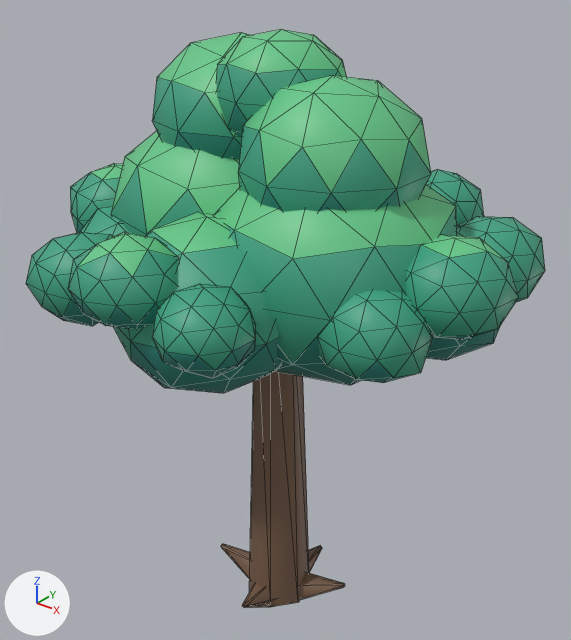
An edit to the glTF model godot/art/models/tree_b.glb, drawn before and after from the same camera.
One viewpoint serves both versions: a camera (50 mm lens) standing at (3.64, -4.44, 5.59) and looking at (-0.03, 0.15, 2.75). Every picture has the same lights, and +X, +Y and +Z are marked at lower left. The older version comes first. Mesh edges are drawn as thin lines. Vertices at exactly the same position are counted once.

The first picture shows 'body', 'body_nl'.
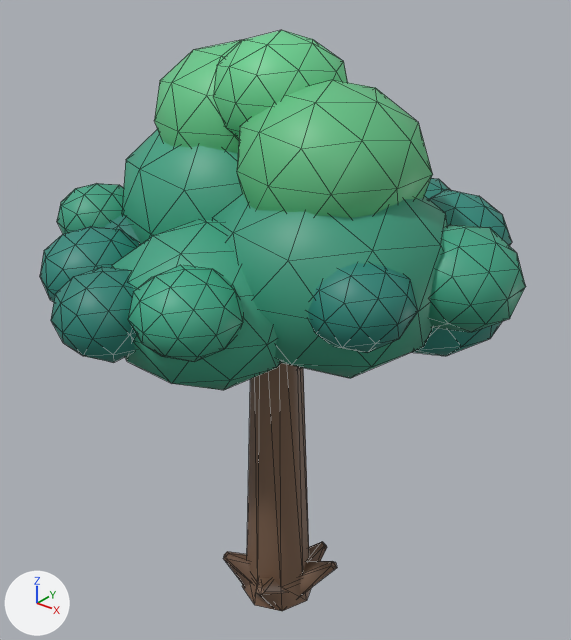
Changed parts and their boxes (x1, y1, x2, y2) in the pictures (571 x 640 px; the box of a moved part takes in the faces that stretch with it):
'body_nl', reshaped, recoloured (6% narrower): before (26, 29, 545, 393); after (40, 30, 526, 390)
'body', reshaped: before (221, 371, 345, 608); after (223, 363, 337, 611)
part 1 of me_body, added: after (242, 573, 311, 611)
part 2 of me_body, added: after (247, 363, 309, 587)
part 3 of me_body, rebuilt (6% narrower, 28% taller): before (242, 584, 274, 608); after (255, 577, 285, 608)
part 4 of me_body, rebuilt: before (299, 572, 345, 600); after (299, 561, 337, 596)
part 5 of me_body, deleted: before (308, 546, 322, 573)
part 6 of me_body, moved or reshaped: before (221, 371, 309, 607); after (223, 542, 327, 587)
part 7 of me_body_nl, moved or reshaped: before (26, 29, 545, 393); after (40, 30, 526, 390)
part 8 of me_body_nl, recoloured: before (26, 169, 545, 380); after (40, 178, 512, 356)
part 9 of me_body_nl, recoloured: before (91, 29, 506, 371); after (76, 30, 515, 366)
part 10 of me_body_nl, recoloured: before (77, 104, 496, 393); after (65, 104, 508, 390)

The change in detail:
me_body is used by ob_body; location (0.0, 0.0, 0.0).
me_body had 84 vertices, 136 faces and spanned x -0.62..0.64, y -0.56..0.51, z -0.1..3.25.
me_body now has 112 vertices, 184 faces and spans x -0.51..0.56, y -0.55..0.42, z -0.02..3.45.
me_body part 1: a new loose piece, an 8-sided cut cone along z (radius 0.34 at the low end, 0.3 at the high end) spanning x -0.34..0.34, y -0.34..0.34, z 0.0..0.25, in mat_defaultmaterial.
me_body part 2: a new loose piece, an 8-sided cut cone along z (radius 0.3 at the low end, 0.18 at the high end) spanning x -0.3..0.3, y -0.3..0.3, z 0.2..3.45, in mat_defaultmaterial.
me_body part 3: the loose piece of 10 vertices spanning x -0.12..0.18, y -0.56..-0.09, z -0.1..0.22 is rebuilt with 10 vertices and now spans x -0.1..0.24, y -0.51..-0.04, z -0.02..0.44.
me_body part 4: the loose piece of 10 vertices spanning x 0.08..0.64, y -0.1..0.2, z -0.1..0.25 is rebuilt with 10 vertices and now spans x 0.05..0.56, y -0.12..0.23, z -0.02..0.47.
me_body part 5: the loose piece of 10 vertices spanning x -0.12..0.18, y 0.08..0.51, z -0.1..0.2 is deleted.
me_body part 6: 24 vertices removed from x -0.62..0.29, y -0.27..0.3, z -0.1..3.25; 30 vertices added at x -0.51..0.29, y -0.36..0.42, z -0.02..0.45.
me_body_nl is used by ob_body_nl; location (0.0, 0.0, 0.0).
me_body_nl had 840 vertices, 1600 faces and spanned x -1.87..1.96, y -1.8..1.8, z 2.67..5.02.
me_body_nl now has 840 vertices, 1600 faces and spans x -1.79..1.89, y -1.86..1.92, z 2.69..5.02.
me_body_nl part 7: 824 of 840 vertices moved; they spanned x -1.87..1.96, y -1.8..1.8, z 2.67..4.98 and now span x -1.79..1.89, y -1.86..1.92, z 2.69..4.95; mean shift (-0.03, 0.02, -0.01); largest move (-1.71, 0.05, 3.54) -> (-1.55, -0.32, 3.55).
me_body_nl part 8: 442 faces centred in x -1.85..1.75, y -1.76..1.74, z 3.11..3.89 are repainted in the vertex colours; the middle colour goes from green #3ea383 to cyan #2a8577.
me_body_nl part 9: 366 faces centred in x -1.59..1.75, y -1.71..1.78, z 3.14..4.99 are repainted in the vertex colours; the middle colour goes from green #3ea383 to green #40aa88.
me_body_nl part 10: 340 faces centred in x -1.83..1.91, y -1.7..1.72, z 2.74..4.53 are repainted in the vertex colours; the middle colour goes from cyan #2a8577 to green #40aa84.
